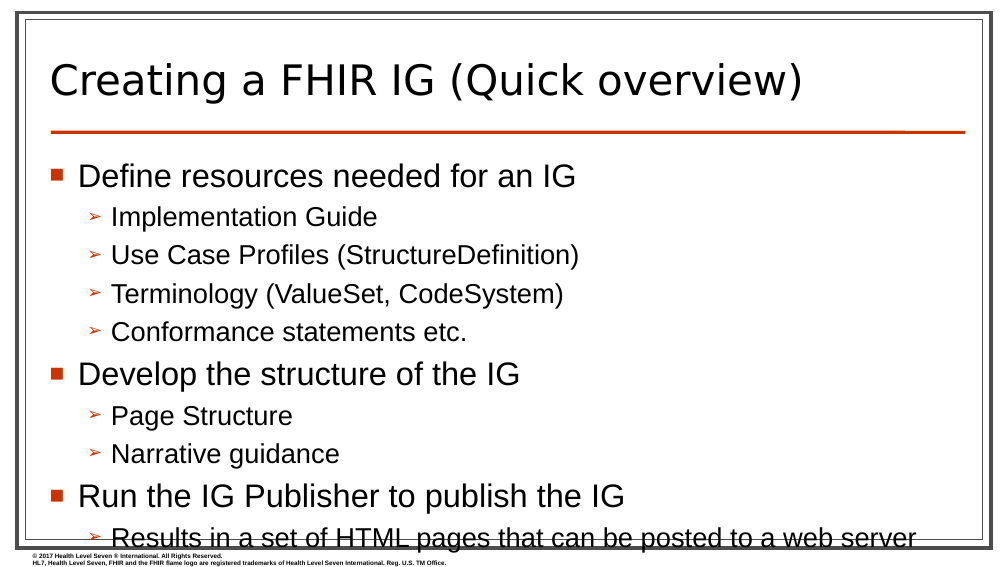
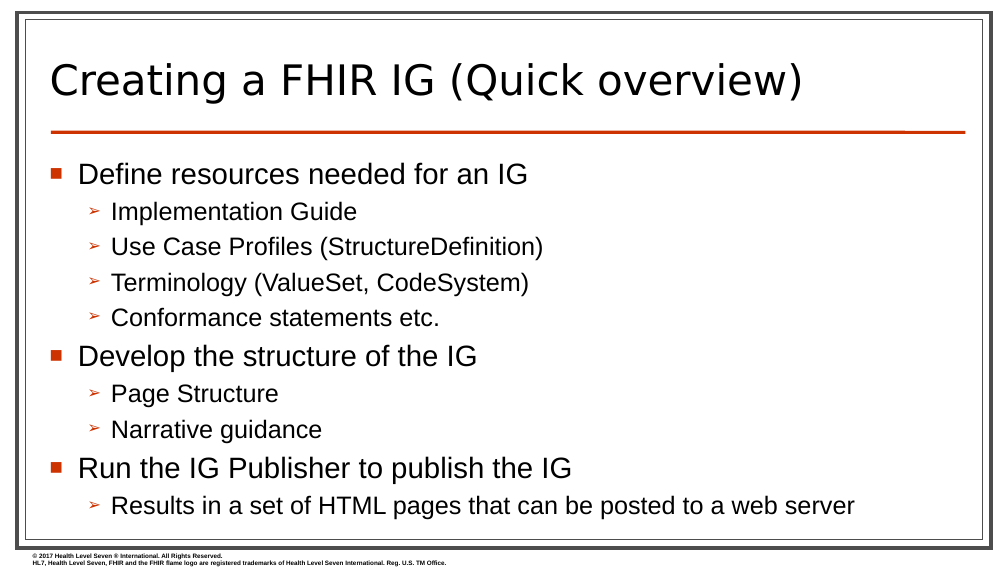
Before and after one commit to FHIR/documents, a slide deck: slide 5 of presentations/2019-09 IG Training/Using Trifolia-on-FHIR to Profile and Create FHIR IGs - Sarah.pptx. Drawn at 1008x567 pixels with LibreOffice and Linux fonts; fonts in the diff are those of the drawing; background and template pictures are left out. Boxes give left, top, right and bottom in pixels: in the first picture for what was removed or moved away, otherwise in the second. Text is boxed around its words. In the diff, an @@ line names an element or a change of style, - is before the commit and + after.

```diff
--- a/presentations/2019-09 IG Training/Using Trifolia-on-FHIR to Profile and Create FHIR IGs - Sarah.pptx
+++ b/presentations/2019-09 IG Training/Using Trifolia-on-FHIR to Profile and Create FHIR IGs - Sarah.pptx
@@ text "Define resources needed for an ..." at box(78, 162, 855, 520): size 31 to 28 pt in "Define resources needed for an IG", "Develop the structure of the IG", "Run the IG Publisher to publish the ..."; size 26 to 24 pt in "Implementation Guide", "Use Case Profiles (StructureDefinition)", "Terminology (ValueSet, CodeSystem)", "Conformance statements etc." and 3 more places @@
```
Also in this commit, not shown: 4 other slides changed, 4 slides added, 4 slides removed.
